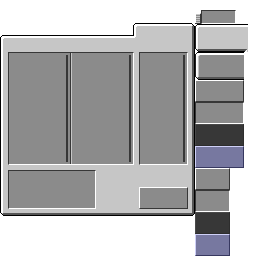
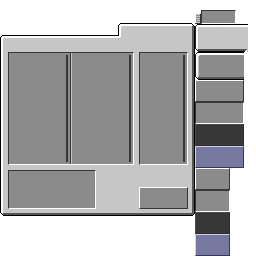
Layers edited between the first and the second 256×256 image:
painted on "Base copy" over [118, 23, 137, 38]
